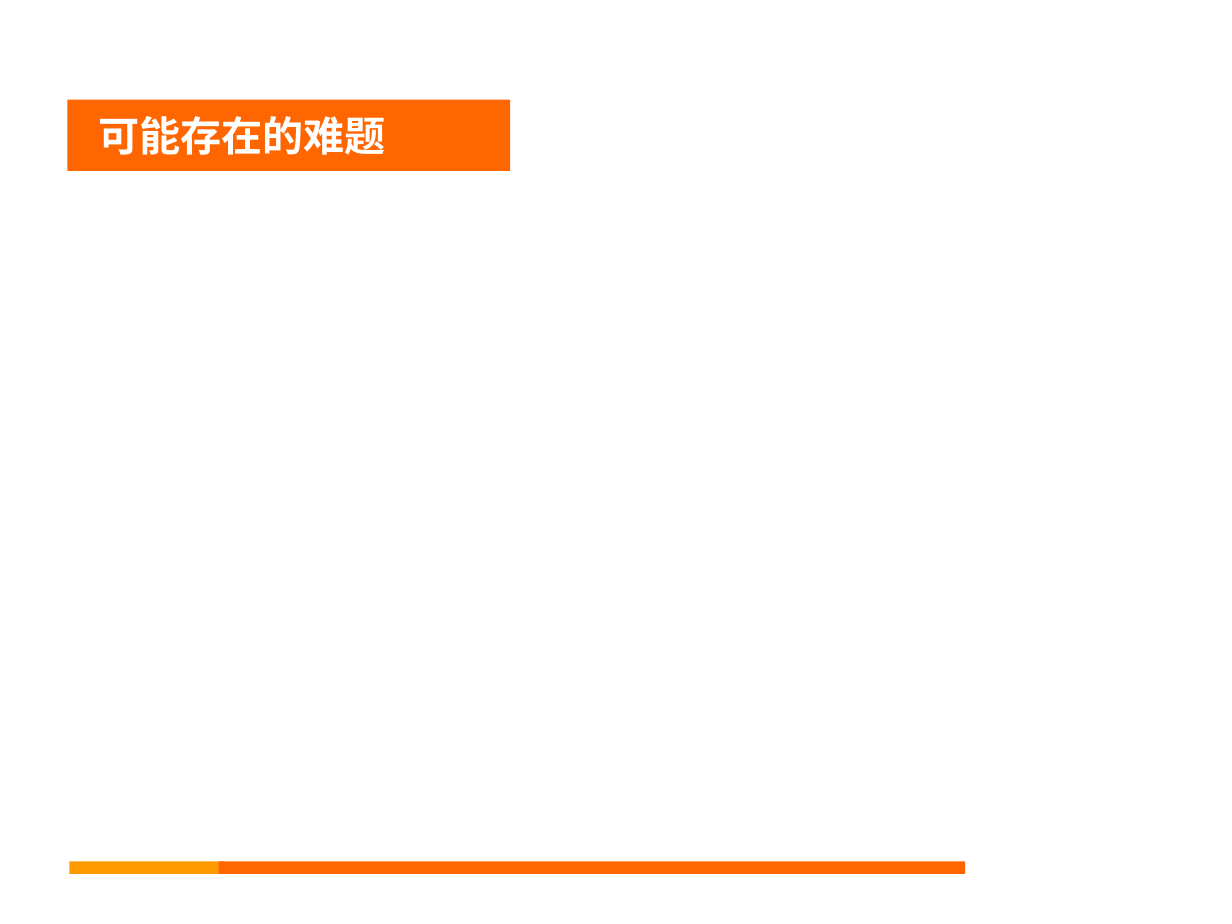
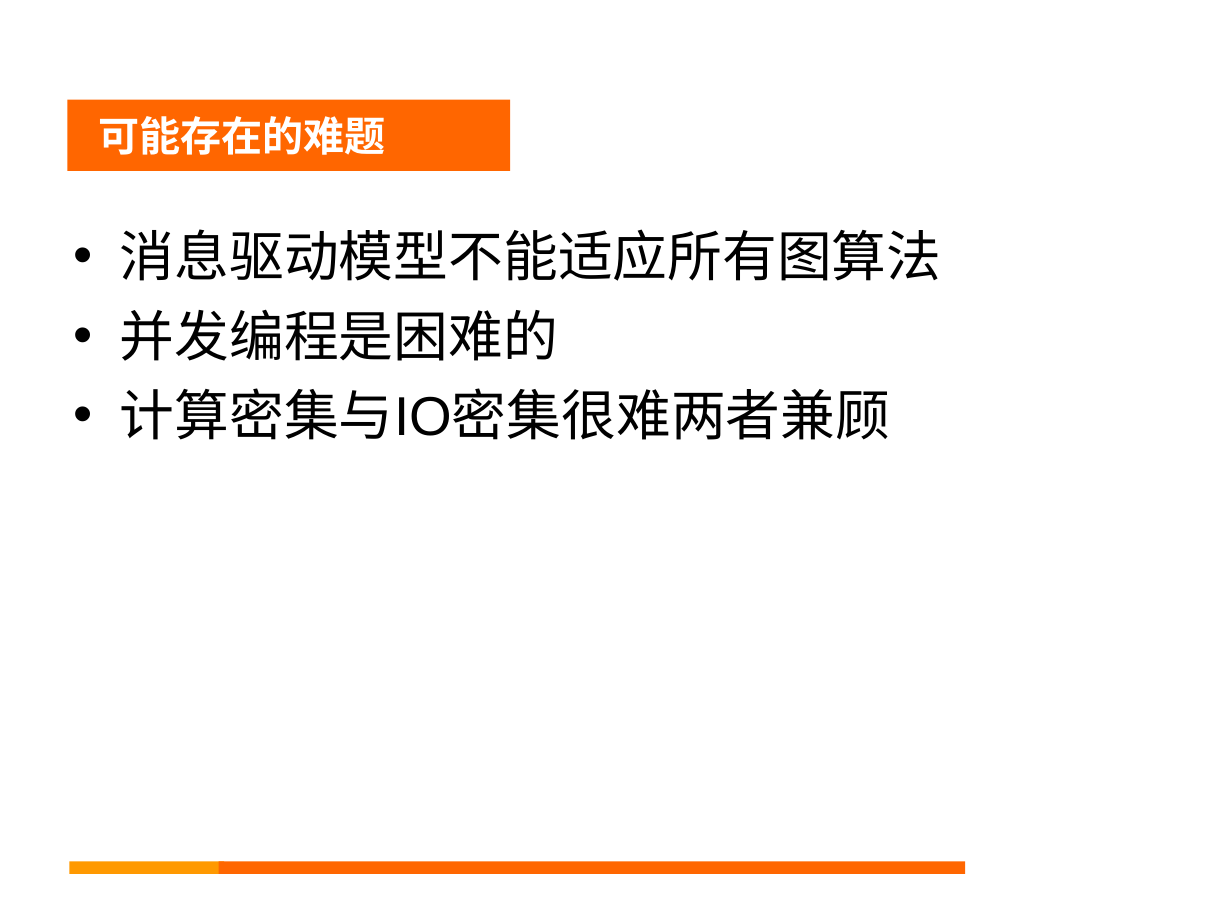
Before and after one commit to gitDangerSnake/thesis, a slide deck: slide 17 of eassy/开题报告.ppt (slide 13 before the commit). Drawn at 1232x924 pixels with LibreOffice and Linux fonts; fonts in the diff are those of the drawing; background and template pictures are left out. Boxes give left, top, right and bottom in pixels: in the first picture for what was removed or moved away, otherwise in the second. Text is boxed around its words. In the diff, an @@ line names an element or a change of style, - is before the commit and + after.

```diff
--- a/eassy/开题报告.ppt
+++ b/eassy/开题报告.ppt
@@ text added at (120, 229, 942, 440), 32 pt, text #000000 @@
+• 消息驱动模型不能适应所有图算法
+• 并发编程是困难的
+• 计算密集与IO密集很难两者兼顾
```
Also in this commit, not shown: 8 other slides changed, 4 slides added, 2 other files.
